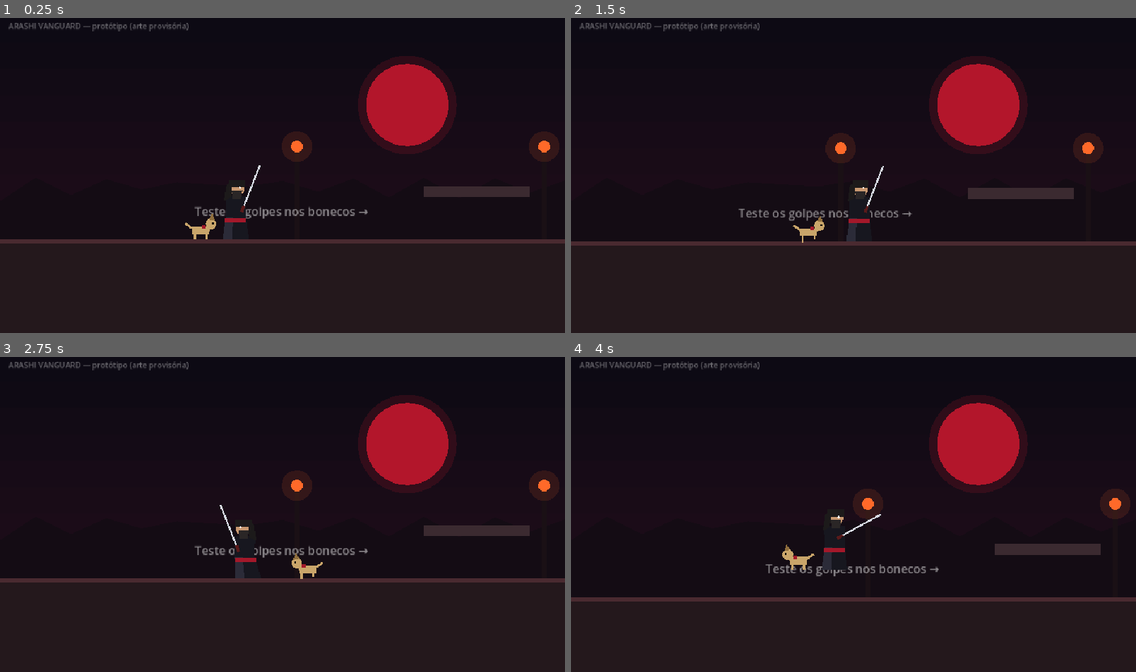
Above: before the commit, frames 1-4 (two rows, left to right).
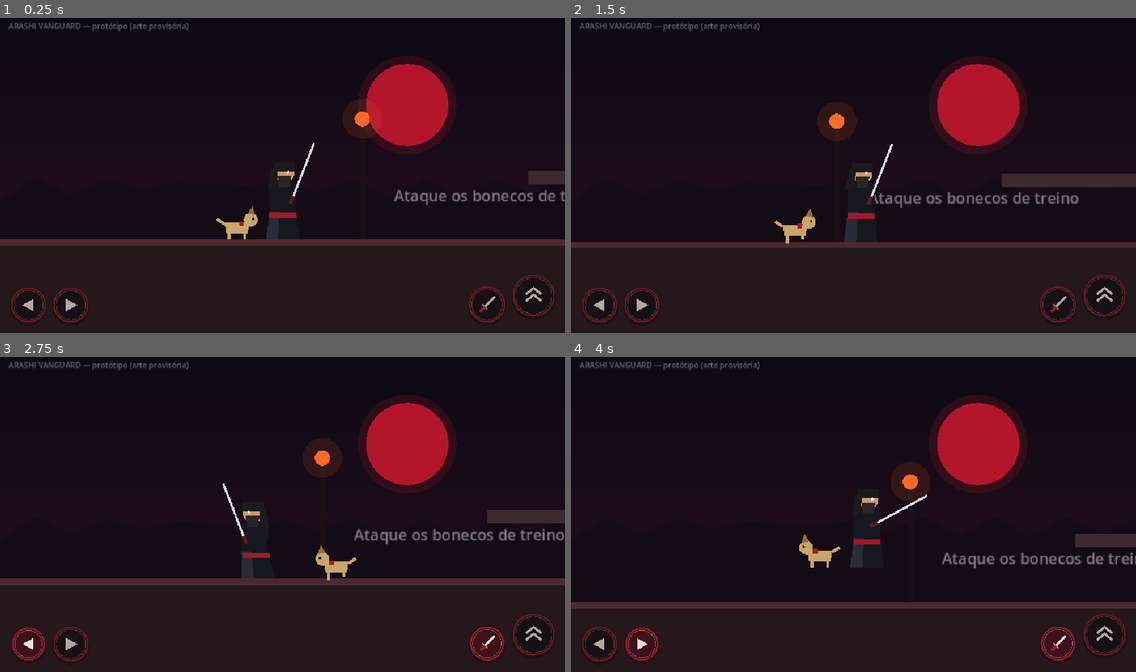
Above: after the commit, the same moments.

Repository: andrervarella/ARASHI-VANGUARD-GAME
Game: Godot game, scene res://main.tscn
Same seed, same stepped clock (60 frames per second), same inputs: the game is played once before the commit and once after it.
Inputs (mouse positions are in pixels of both pictures, inside the frame that each line leads up to):
- Up to frame 1 (0.25 s): no input
- Up to frame 2 (1.5 s): move the mouse to (977, 159) at 0.52 s; hold D 0.53-1.25 s; hold J 0.53-1.25 s; click (977, 159) at 0.67 s; tap Space at 0.77 s; drag from (740, 191) to (825, 238) at 1.27 s
- Up to frame 3 (2.75 s): move the mouse to (339, 445) at 2.02 s; hold A from 2.03 s (still down); hold J from 2.03 s (still down)
- Up to frame 4 (4 s): release A at 2.75 s; release J at 2.75 s; drag from (825, 577) to (684, 467) at 2.77 s; move the mouse to (1023, 561) at 3.52 s; hold D from 3.53 s (still down); hold J from 3.53 s (still down); tap Space at 3.77 s

The runs differ from the first frame. In frame 1, 5.2% of the frame differs, in the area x 0-100%, y 25-97%; in frame 2, 6.1%; in frame 3, 6.6%; in frame 4, 8.8%, in the area x 0-100%, y 33-97%.

Commit message:
godot: botões menores nos 4 cantos (corrige layout zerado), câmera com zoom, texto sem seta
Verificado por render em Xvfb (quadro conferido).

Co-Authored-By: Claude Sonnet 5.5 <noreply@anthropic.com>
Claude-Session: https://claude.ai/code/session_01PG81ypeMybtn5fhKRySxbn

Diff:
--- a/godot/deco.gd
+++ b/godot/deco.gd
@@ -6,4 +6,4 @@
 		draw_circle(Vector2(x + 4, 470 - 158), 10.0, Color("ff6a2a"))
 		draw_circle(Vector2(x + 4, 470 - 158), 26.0, Color(1.0, 0.4, 0.15, 0.12))
 	var font := ThemeDB.fallback_font
-	draw_string(font, Vector2(130, 430), "Teste os golpes nos bonecos →", HORIZONTAL_ALIGNMENT_LEFT, -1, 20, Color(1, 1, 1, 0.5))
+	draw_string(font, Vector2(345, 420), "Ataque os bonecos de treino", HORIZONTAL_ALIGNMENT_LEFT, -1, 20, Color(1, 1, 1, 0.45))
--- a/godot/hud.gd
+++ b/godot/hud.gd
@@ -12,19 +12,20 @@
 
 var _fingers := {}   # index -> nome do botão
 var BTN := {}        # recalculado a cada quadro conforme o tamanho da tela
-const MARGIN := 22.0
+const MARGIN := 18.0
 
 func _layout() -> void:
-	var w := size.x
-	var h := size.y
-	var rs := 40.0   # setas
-	var ra := 44.0   # atacar
-	var rj := 50.0   # pular
+	var vs := get_viewport_rect().size   # tamanho real da tela (não depende do tamanho do Control)
+	var w := vs.x
+	var h := vs.y
+	var rs := 30.0   # setas
+	var ra := 31.0   # atacar
+	var rj := 36.0   # pular
 	BTN = {
 		"left":   {"pos": Vector2(MARGIN + rs, h - MARGIN - rs), "r": rs},
-		"right":  {"pos": Vector2(MARGIN + rs * 3.0 + 16.0, h - MARGIN - rs), "r": rs},
-		"attack": {"pos": Vector2(w - MARGIN - rj * 2.0 - 18.0 - ra, h - MARGIN - ra), "r": ra},
-		"jump":   {"pos": Vector2(w - MARGIN - rj, h - MARGIN - rj - 26.0), "r": rj},
+		"right":  {"pos": Vector2(MARGIN + rs * 3.0 + 12.0, h - MARGIN - rs), "r": rs},
+		"attack": {"pos": Vector2(w - MARGIN - rj * 2.0 - 12.0 - ra, h - MARGIN - ra), "r": ra},
+		"jump":   {"pos": Vector2(w - MARGIN - rj, h - MARGIN - rj - 10.0), "r": rj},
 	}
 
 func _ready() -> void:
@@ -97,10 +98,10 @@
 		var rad: float = BTN[k]["r"] * (0.94 if on else 1.0)
 		draw_circle(c + Vector2(0, 3), rad + 2.0, Color(0, 0, 0, 0.25))
 		draw_circle(c, rad, Color(0.07, 0.05, 0.09, 0.62 if on else 0.42))
-		draw_arc(c, rad - 1.5, 0, TAU, 48, Color(0.64, 0.09, 0.16, 0.95 if on else 0.62), 3.5)
-		draw_arc(c, rad - 7.0, 0, TAU, 48, Color(0.85, 0.7, 0.4, 0.55 if on else 0.28), 1.5)
+		draw_arc(c, rad - 1.5, 0, TAU, 48, Color(0.64, 0.09, 0.16, 0.95 if on else 0.62), 3.0)
+		draw_arc(c, rad - 5.0, 0, TAU, 48, Color(0.85, 0.7, 0.4, 0.55 if on else 0.28), 1.2)
 		if on:
-			draw_circle(c, rad - 8.0, Color(0.64, 0.09, 0.16, 0.30))
+			draw_circle(c, rad - 6.0, Color(0.64, 0.09, 0.16, 0.30))
 		_icon(k, c, rad, on)
 	draw_string(font, Vector2(14, 22), "ARASHI VANGUARD — protótipo (arte provisória)", HORIZONTAL_ALIGNMENT_LEFT, -1, 13, Color(1, 1, 1, 0.38))
 
--- a/godot/main.gd
+++ b/godot/main.gd
@@ -87,5 +87,6 @@
 	cam.limit_left = -200
 	cam.limit_right = int(LEVEL_W + 200)
 	cam.limit_bottom = int(GROUND_Y + 400)
-	cam.offset = Vector2(0, -110)
+	cam.offset = Vector2(0, -85)
+	cam.zoom = Vector2(1.3, 1.3)
 	player.add_child(cam)
